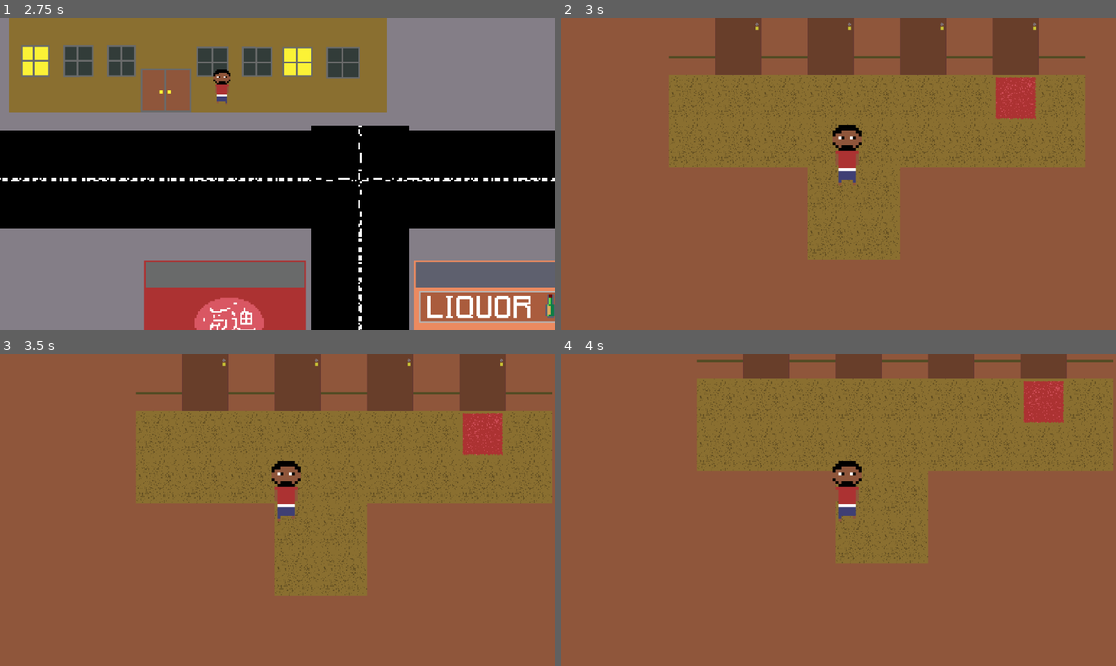
Above: before the commit, frames 1-4 (two rows, left to right).
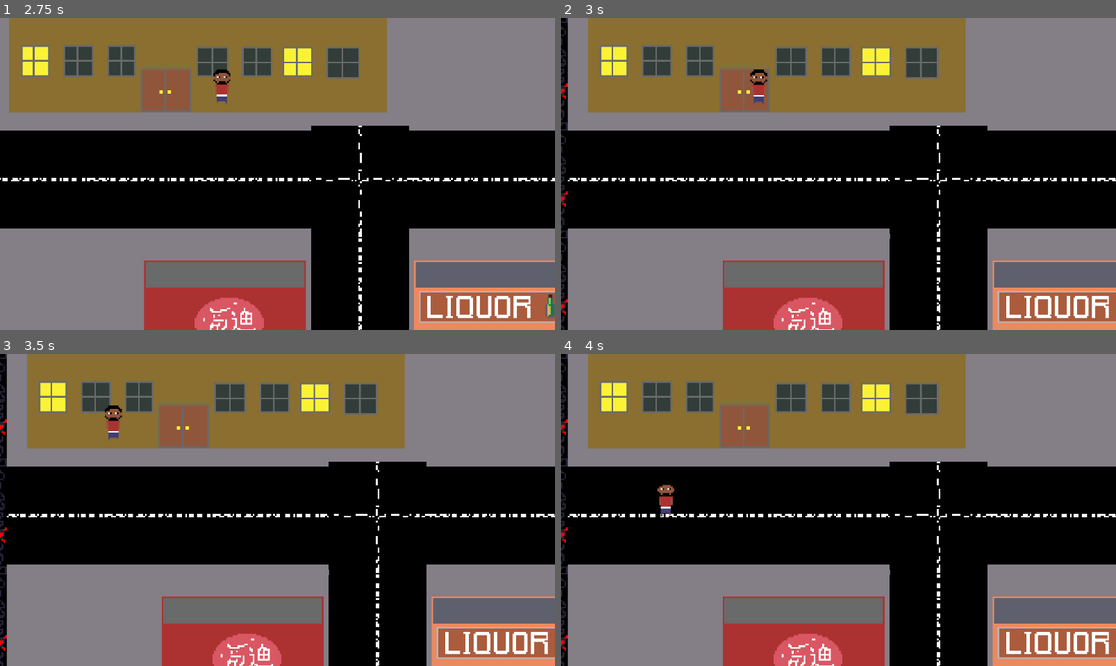
Above: after the commit, the same moments.

Repository: d0if/hood-rpg
Game: Godot game, scene res://Scenes/world.tscn
Two runs of this game, one before a commit and one after it. Both use one fixed random seed, a clock stepped at 60 frames per second and the inputs below. This scene is started directly instead of the project's main scene.
Inputs:
- Up to frame 1 (2.75 s): tap Enter at 0.5 s; hold Up (ui_up) 0.53-2.03 s; tap Space at 2 s; hold Left (ui_left) from 2.03 s (still down)
- Up to frame 2 (3 s): keep holding Left (ui_left)
- Up to frame 3 (3.5 s): keep holding Left (ui_left)
- Up to frame 4 (4 s): release Left (ui_left) at 3.53 s; hold Down (ui_down) from 3.53 s (still down)

Frame 1 is identical in both runs. In frame 2, 95% of the frame differs, in the area x 0-100%, y 0-100%; in frame 3, 95%; in frame 4, 93%.
Error before the commit: Invalid access to property or key 'apartment_inside' on a base object of type 'Dictionary'. (res://Scripts/Player.gd:87)
Error after the commit: Parse Error: Unexpected "Identifier" in class body. (res://Scripts/world.gd:39)

Commit message:
test

Diff:
--- a/Godot/Scripts/world.gd
+++ b/Godot/Scripts/world.gd
@@ -36,7 +36,7 @@
 
 
 
-
+poop
 
 func _on_chingy_enter_body_entered(body):
 	if body.has_method ("player"):
Binary file removed: Godot/Art/tilesets/DALL·E 2024-08-03 13.47.04 - A pixel art tileset for a top-down RPG called HOODrpg, depicting basic street elements suitable for use in Godot. The tileset includes straight roads,.…
Not shown, removed: Godot/Art/tilesets/DALL·E 2024-08-03 13.47.04 - A pixel art tileset for a top-down RPG called HOODrpg, depicting basic street elements suitable for use in Godot. The tileset includes straight roads,.…
